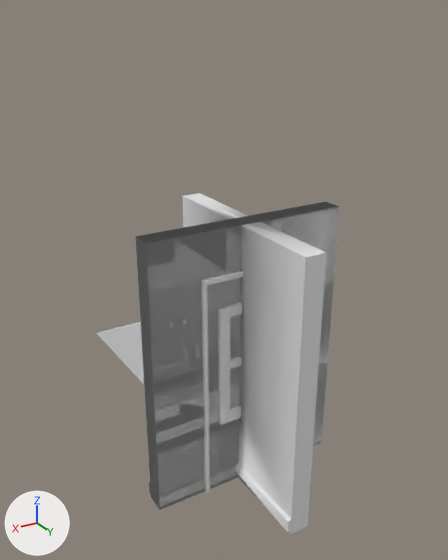
The FBX model Assets/Raw/walls.fbx as it was, and as the next commit left it.
Camera for both pictures: a 50 mm lens placed at (2.86, 4.42, 4.38), pointed at (-0.33, -0.9, 1.72). The axes (+X, +Y, +Z) are drawn at lower left. The lights are the same throughout. The older version comes first. Vertices at exactly the same position are counted once.

Names of what the first picture shows: 'Door Wall', 'External Corner', 'Flat Wall', 'Grunge', 'Internal Corner', 'Light Beam', 'Window'.
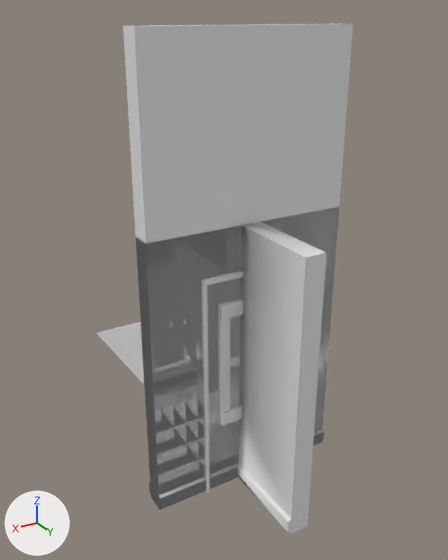
Where the change shows, as pixel boxes [x1, y1, x2, y2] in the pictures (448 x 560 px; the box of a moved part takes in the faces that stretch with it):
'Grunge', moved
    before: [143, 311, 331, 506]
    after: [123, 24, 353, 243]
'Window', reshaped
    before: [136, 202, 339, 510]
    after: [136, 207, 339, 510]
'Door Wall', reshaped
    before: [136, 202, 339, 503]
    after: [136, 207, 339, 508]
part 1 of me_cube_005, added
    after: [218, 299, 243, 320]
part 2 of me_cube_005, moved or reshaped
    before: [146, 218, 282, 425]
    after: [146, 218, 324, 508]
part 3 of me_cube_006, built on
    before: [313, 431, 321, 443]
    after: [159, 429, 324, 508]
part 4 of me_cube_007, built on
    before: [160, 465, 236, 503]
part 5 of me_cube_001, built on
    before: [159, 464, 236, 505]
    after: [159, 464, 238, 509]

The change, as a list of edits to the scene's bpy script:
```text
Change me_cube_006:
    verts and faces of me_cube_006; kept vertices keep their numbers, new ones are numbered from 72
    remove me_cube_006.from_pydata(...)  # 72 vertices, 62 faces; spans x -1.0..1.0, y -0.14..0.14, z -0.04..2.7
    add me_cube_006.from_pydata(...)  # 80 vertices, 70 faces; spans x -1.0..1.0, y -0.14..0.14, z -0.04..2.7
    me_cube_006 part 3
    add delete_faces([(6, 20, 31, 10), (2, 9, 30, 21)])
    add for new, old in zip([*range(72, 76)], [9, 10, 30, 31]): verts[new] = verts[old] + (0.0, 0.03, -0.02)
    add for new, old in zip([*range(76, 80)], [2, 6, 20, 21]): verts[new] = verts[old] + (0.0, 0.03, 0.0)
    add faces += [(2, 76, 79, 21), (6, 77, 73, 10), (73, 77, 78, 75), (72, 74, 79, 76), (6, 20, 78, 77), (2, 9, 72, 76)]  # mat_timber (white #e7e7e7)
    add faces += [(10, 73, 75, 31), (9, 30, 74, 72)]  # mat_wainscoting (white #e7e7e7)
    add faces += [(21, 79, 74, 30), (20, 31, 75, 78)]  # mat_grunge (white #e7e7e7)
Change me_cube_005:
    remove me_cube_005.from_pydata(...)  # 120 vertices, 116 faces; spans x -1.0..1.0, y -0.14..0.13, z -0.04..2.7
    add me_cube_005.from_pydata(...)  # 140 vertices, 126 faces; spans x -1.0..1.0, y -0.17..0.15, z -0.04..2.7
    me_cube_005 part 1: a new loose piece, a box spanning x -0.33..0.33, y -0.14..0.15, z 1.86..2.0, in mat_timber (white #e7e7e7)
    me_cube_005 part 2: 4 vertices moved from x -0.33..0.33, y -0.14..0.1, z 0.72..1.95 to x -0.33..0.33, y -0.14..0.1, z 0.72..2.0; 28 vertices removed from x -0.33..0.33, y -0.14..0.13, z 0.72..2.0; 40 vertices added at x -1.0..1.0, y -0.17..0.15, z 0.0..1.86
Change me_cube_007:
    verts and faces of me_cube_007; kept vertices keep their numbers, new ones are numbered from 36
    remove me_cube_007.from_pydata(...)  # 36 vertices, 38 faces; spans x -0.1..1.0, y -1.0..0.1, z -0.04..2.7
    add me_cube_007.from_pydata(...)  # 42 vertices, 41 faces; spans x -0.12..1.0, y -1.0..0.12, z -0.04..2.7
    me_cube_007 part 4
    add delete_faces([(5, 17, 18, 8), (7, 18, 34, 12, 13, 35), (0, 19, 17, 14), (17, 20, 25, 18), (7, 14, 17, 18)])
    add verts[36] = (1.0, 0.12, 0.0)  # pixel (160, 508)
    add verts[37] = (-0.12, 0.12, 0.0)
    add verts[38] = (-0.12, -1.0, 0.0)
    add for new, old in zip([39, 40, 41], [36, 37, 38]): verts[new] = verts[old] + (0.0, 0.0, 0.13)
    add faces += [(5, 36, 39, 8), (37, 38, 41, 40), (36, 37, 40, 39), (5, 17, 37, 36), (17, 20, 38, 37), (20, 25, 41, 38)]  # mat_timber (white #e7e7e7)
    add faces += [(8, 39, 40, 18), (18, 40, 41, 25)]  # mat_wainscoting (white #e7e7e7)
Change me_cube_001:
    verts and faces of me_cube_001; kept vertices keep their numbers, new ones are numbered from 24
    remove me_cube_001.from_pydata(...)  # 24 vertices, 22 faces; spans x -1.0..1.0, y -0.13..0.1, z -0.04..2.7
    add me_cube_001.from_pydata(...)  # 28 vertices, 26 faces; spans x -1.0..1.0, y -0.13..0.13, z -0.04..2.7
    me_cube_001 part 5
    add delete_faces([(2, 9, 10, 6)])
    add verts[24] = (-1.0, 0.13, 0.13)  # pixel (324, 431)
    add verts[25] = (-1.0, 0.13, 0.0)  # pixel (323, 441)
    add verts[26] = (1.0, 0.13, 0.0)  # pixel (160, 508)
    add verts[27] = (1.0, 0.13, 0.13)  # pixel (160, 498)
    add faces += [(6, 26, 27, 10), (24, 27, 26, 25), (2, 25, 26, 6), (2, 9, 24, 25)]  # mat_timber (white #e7e7e7)
    add faces += [(9, 10, 27, 24)]  # mat_wainscoting (white #e7e7e7)
Change ob_grunge:
    ob_grunge.location: (0.0, 0.0, 0.0) -> (0.0, 0.0, 2.7)
```
